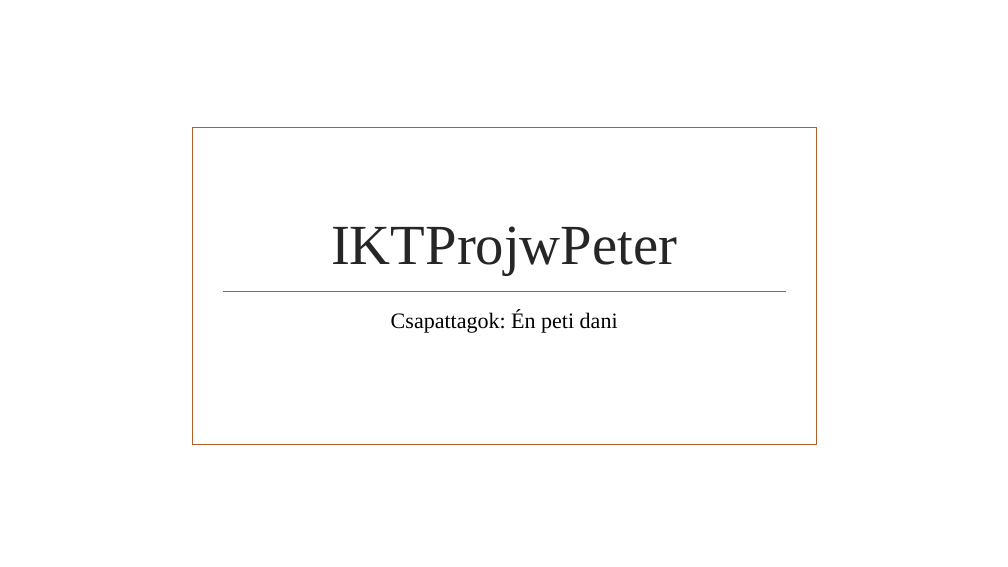
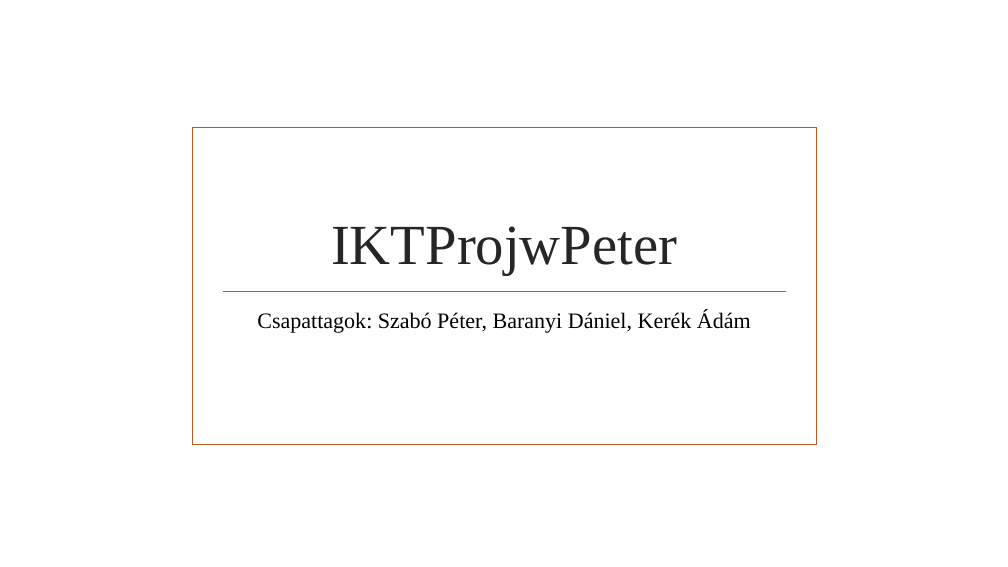
Before and after one commit to baranyidaniel/IKTProjwPeter, a slide deck: slide 1 of IKTProjwPeter.pptx. Drawn at 1008x567 pixels with LibreOffice and Linux fonts; fonts in the diff are those of the drawing; background and template pictures are left out. Boxes give left, top, right and bottom in pixels: in the first picture for what was removed or moved away, otherwise in the second. Text is boxed around its words. In the diff, an @@ line names an element or a change of style, - is before the commit and + after.

```diff
--- a/IKTProjwPeter.pptx
+++ b/IKTProjwPeter.pptx
@@ subtitle at [257,311,751,333]: text changed @@
-Csapattagok: Én peti dani
+Csapattagok: Szabó Péter, Baranyi Dániel, Kerék Ádám
```
Also in this commit, not shown: 3 other slides changed.
